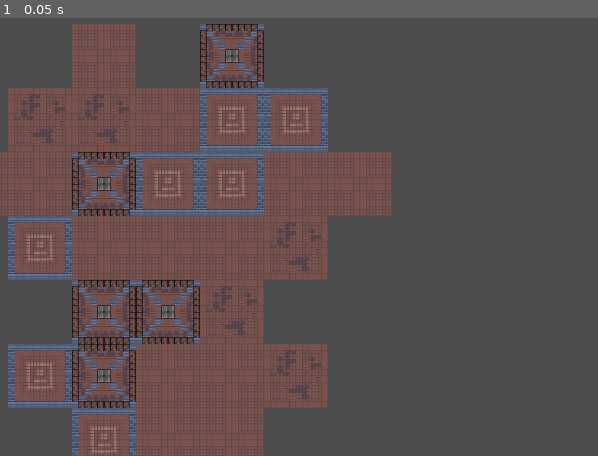
Above: before the commit, frame 1.
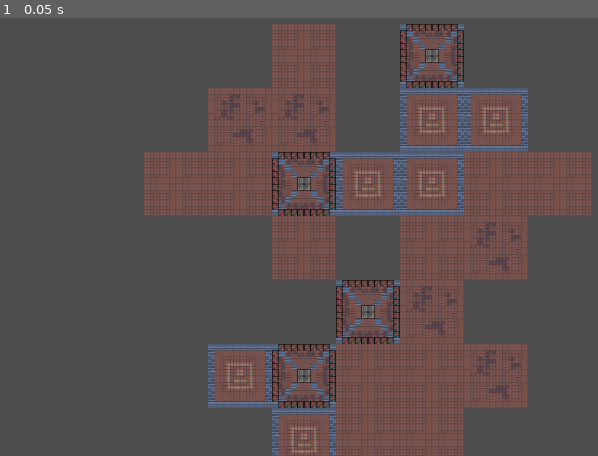
Above: after the commit, the same moment.

Repository: jaxonavena/Calamity
Game: Godot game, scene res://scenes/dungeon_generator.tscn
Two runs of this game, one before a commit and one after it. Both use one fixed random seed, a clock stepped at 60 frames per second and the inputs below.
Inputs:
- Up to frame 1 (0.05 s): no input

The runs differ from the first frame. In frame 1, 50% of the frame differs, in the area x 0-99%, y 1-100%.

Commit message:
Add functionality to remove any straggling rooms that have no way to access them. This works by checking for adjacent rooms. Unfortunately this means that if there are two larger sections that dont connect then it still validates it.

Diff:
--- a/calamity-godotproject/scenes/dungeon_generator.gd
+++ b/calamity-godotproject/scenes/dungeon_generator.gd
@@ -6,6 +6,10 @@
 var used_positions = {}
 var door_distance_offsets = {}
 const NUM_ROOMS = 5
+const ROOM_REMOVAL_PERCENTAGE = 10
+var placed_rooms = []
+var delay = false # Delay the generation/shrinkage of the dungeon to watch it happen live
+const DELAY = 1.0
 
 func _ready():
 	generate_dungeon()
@@ -32,7 +36,7 @@
 func place_player():
 	# Create and position the player
 	var player_instance = player.instantiate()
-	player_instance.position = Vector2(500, 1000)  #set position
+	player_instance.position = Vector2(1000, 1000)  #set position
 	add_child(player_instance)
 
 func place_enemies(count: int):
@@ -45,13 +49,16 @@
 func generate_dungeon():
 	# Initialize the starting room
 	var start_room = instance_room()
-	start_room.position = Vector2(500,1000)
+	start_room.global_position = Vector2(1000,1000)
 	add_child(start_room)
+	placed_rooms.append(start_room)
 
-	used_positions[start_room.position] = start_room
+	used_positions[start_room.global_position] = start_room
 	calculate_door_distance_offsets(start_room)
+
 	# Start placing connected rooms
 	place_connected_rooms(start_room, NUM_ROOMS)  # Adjust number of rooms
+	remove_some_rooms(ROOM_REMOVAL_PERCENTAGE) # Input the percentage of rooms you want to remove
 
 
 func instance_room() -> Node2D:
@@ -80,13 +87,33 @@
 			continue  # Skip if there's already a connection here
 
 		add_child(new_room)
+		placed_rooms.append(new_room)
 		used_positions[new_room.global_position] = new_room
 
 		# UNCOMMENT THIS TO SEE THE DUNGEON GROW
-		#await get_tree().create_timer(1).timeout
+		#if delay:
+			#await wait_for(DELAY)
 
 		# Recursively place more rooms
 		place_connected_rooms(new_room, remaining_rooms - 1)
+
+func remove_some_rooms(percentage: int):
+	var initial_size = placed_rooms.size()
+	while placed_rooms.size() > initial_size - ceil(initial_size * (percentage / 100.0)): # Remove designated percentage of rooms
+		var random_index = randi_range(0, placed_rooms.size() - 1)
+		var room = placed_rooms[random_index]
+
+		if used_positions.has(room.global_position):
+			used_positions.erase(room.global_position)
+
+		room.queue_free()
+		placed_rooms.remove_at(random_index) # pop
+
+		# UNCOMMENT THIS TO SEE THE DUNGEON SHRINK
+		if delay:
+			await wait_for(DELAY)
+
+	remove_non_adjacent_rooms() # clean inaccessible straggler rooms
 
 func determine_new_room_pos(door: Node2D, current_pos: Vector2) -> Vector2:
 	if door.name.begins_with("D1"):
@@ -108,3 +135,37 @@
 		if child is Marker2D and child.name.begins_with("D"):
 			door_markers.append(child)
 	return door_markers
+
+func remove_non_adjacent_rooms():
+	for key in used_positions.keys():  # Iterate over the keys in used_positions
+		var current_position = key  # This is the position of the current room
+
+		# Iterate over all the other positions in the dictionary
+		var flag = false
+		for other_position in used_positions.keys():
+			if current_position == other_position:
+				continue  # Skip comparing the room with itself
+
+			# Check if the room is adjacent by comparing the difference
+			if is_adjacent(current_position, other_position):
+				#print("Adjacent room found at:", other_position)
+				flag = true
+				break
+
+		if !flag:
+			var room = used_positions[current_position]
+			used_positions.erase(room.global_position)
+			room.queue_free()
+			# Does not update placed_rooms... probably should
+
+			# SEE THE DUNGEON SHRINK
+			if delay:
+				await wait_for(DELAY)
+
+func is_adjacent(pos1: Vector2, pos2: Vector2) -> bool:
+	# check if the two positions are adjacent up, down, left, or right
+	var diff = pos1 - pos2
+	return (abs(diff.x) == 160 and diff.y == 0) or (abs(diff.y) == 160 and diff.x == 0)
+
+func wait_for(time: float):
+	await get_tree().create_timer(time).timeout
